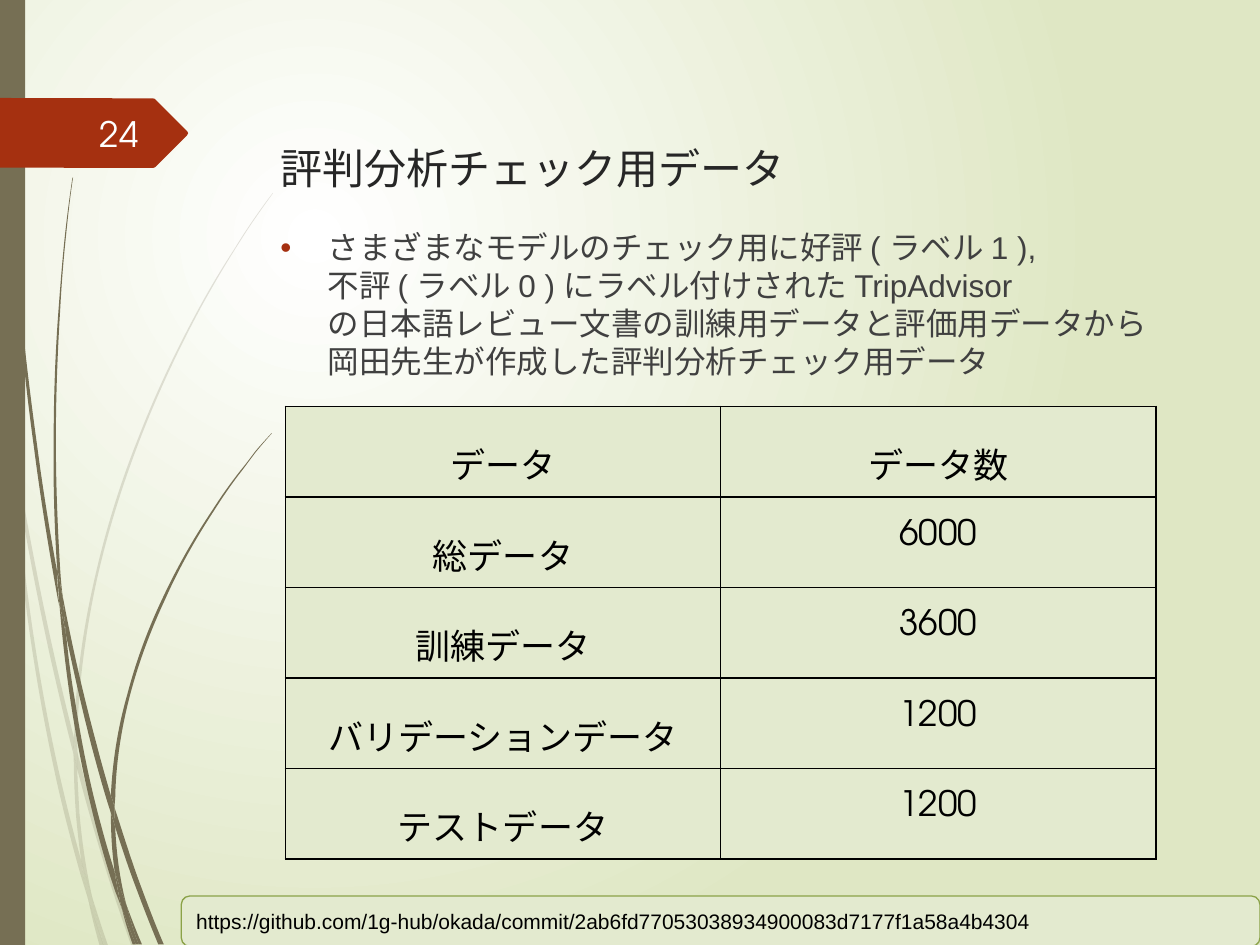
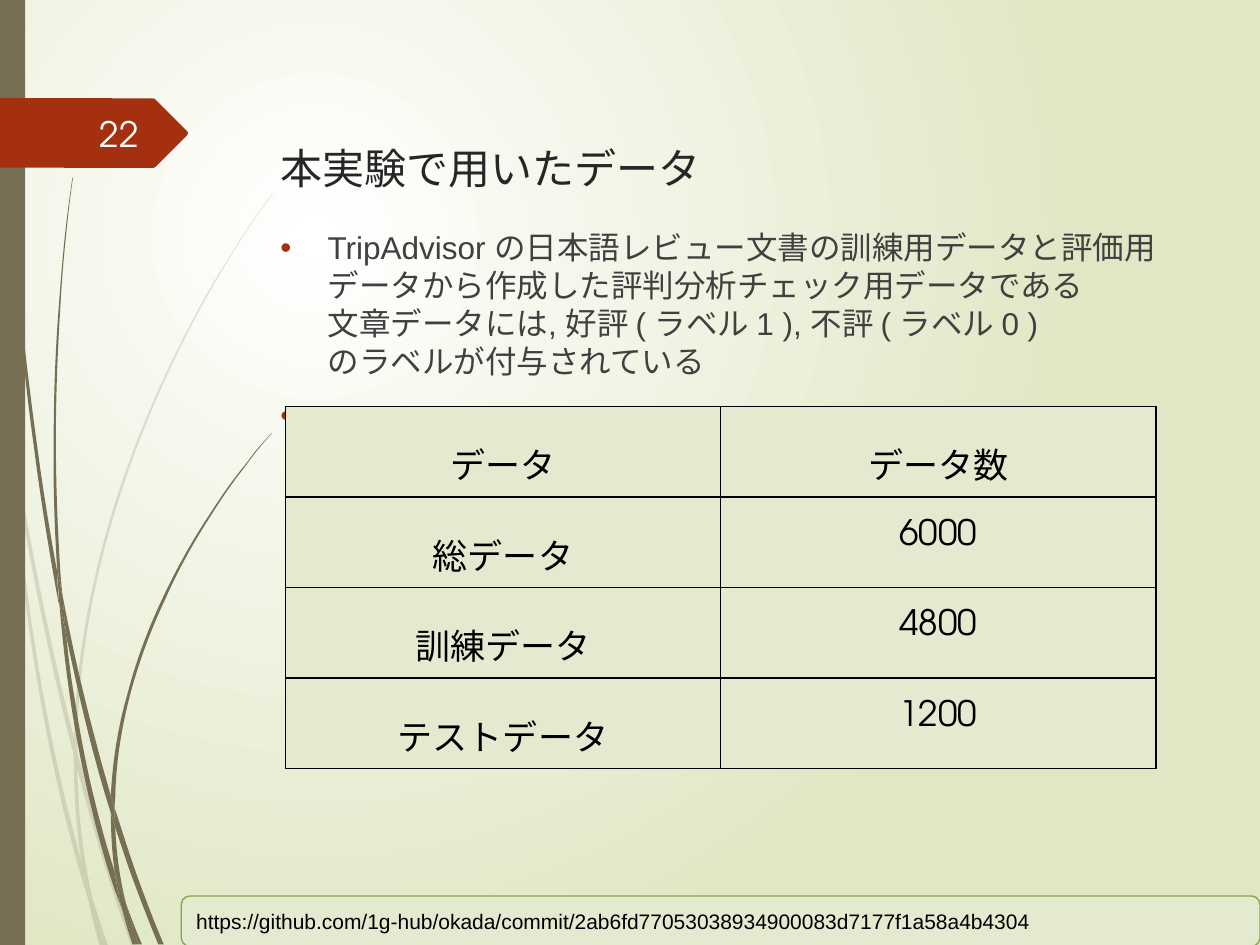
Before and after one commit to yuuki-kusumoto/kusumoto, a slide deck: slide 22 of 2021_prsn_2nd/後期研究発表会.pptx (slide 24 before the commit). Drawn at 1260x945 pixels with LibreOffice and Linux fonts; fonts in the diff are those of the drawing. Boxes give left, top, right and bottom in pixels: in the first picture for what was removed or moved away, otherwise in the second. Text is boxed around its words. In the diff, an @@ line names an element or a change of style, - is before the commit and + after.

```diff
--- a/2021_prsn_2nd/後期研究発表会.pptx
+++ b/2021_prsn_2nd/後期研究発表会.pptx
@@ page number at (100, 120, 139, 147): text changed @@
-24
+22
@@ title at (281, 148, 701, 188): text changed @@
-評判分析チェック用データ
+本実験で用いたデータ
@@ text at (328, 232, 1156, 376): text changed @@
-• さまざまなモデルのチェック用に好評 ( ラベル 1 ),
-  不評 ( ラベル 0 ) にラベル付けされた TripAdvisor
-  の日本語レビュー文書の訓練用データと評価用データから岡田先生が作成した評判分析チェック用データ
+• TripAdvisor の日本語レビュー文書の訓練用データと評価用データから作成した評判分析チェック用データである
+  文章データには, 好評 ( ラベル 1 ), 不評 ( ラベル 0 )
+  のラベルが付与されている
@@ table at (286, 406, 1155, 767) @@
-row 3: 訓練データ | 3600
-row 4: バリデーションデータ | 1200
+row 3: 訓練データ | 4800
```
Also in this commit, not shown: 28 other slides changed, 2 slides added, 1 slide removed, 1 other file.
